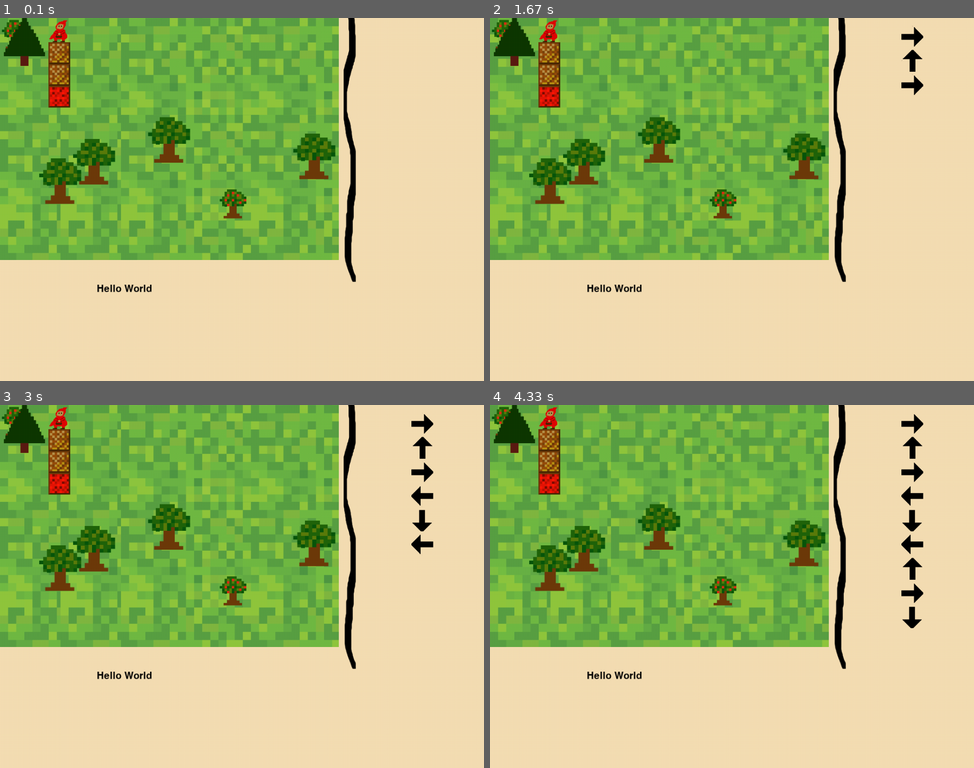
Above: before the commit, frames 1-4 (two rows, left to right).
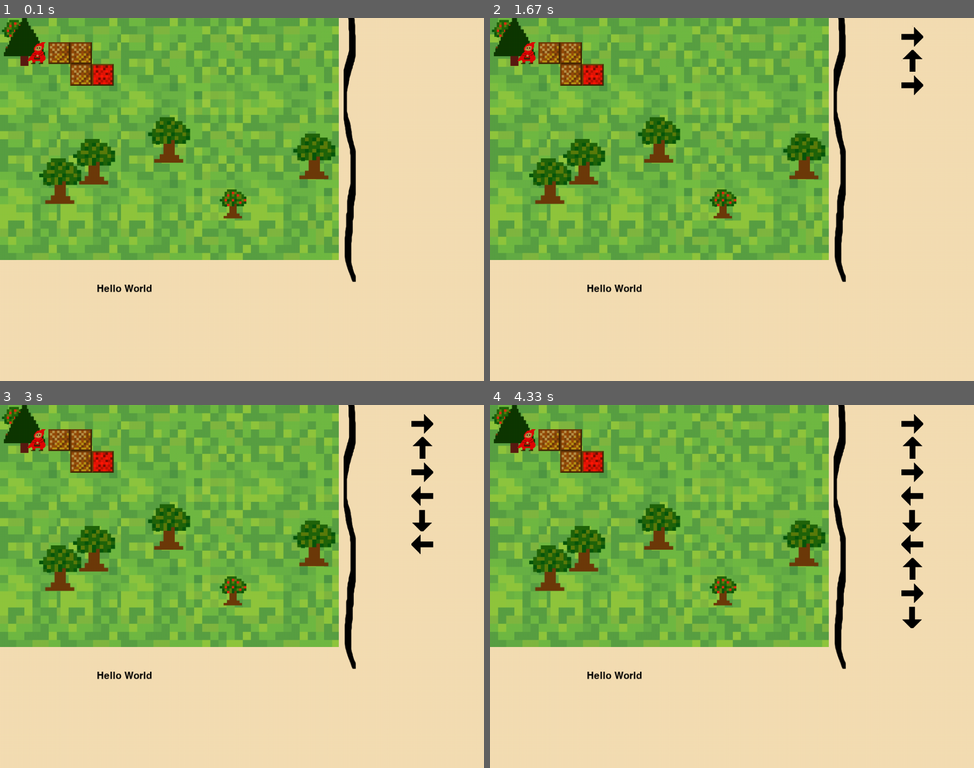
Above: after the commit, the same moments.

Repository: demonswaltz/fairy-tale-game
Game: pygame game, started from fairy-tale.py
The game is run twice, just before and just after one commit, with the same random seed, the same clock (stepped at 60 frames per second) and the same inputs. The source is Python 2; it was converted automatically to run under Python 3.
Inputs:
- Up to frame 1 (0.1 s): no input
- Up to frame 2 (1.67 s): hold Right 0.33-0.8 s; hold Up 0.83-1.13 s; hold Right 1.17-1.63 s
- Up to frame 3 (3 s): hold Left 1.67-2.2 s; hold Down 2.23-2.53 s; hold Left 2.57-2.97 s
- Up to frame 4 (4.33 s): hold Up 3-3.37 s; hold Right 3.4-4.03 s; hold Down from 4.07 s (still down)

The runs differ from the first frame. In frame 1, 1.6% of the frame differs, in the area x 5-24%, y 0-25%; in frame 2, 1.6%; in frame 3, 1.6%; in frame 4, 1.6%.

Commit message:
fix repeating first move

Diff:
--- a/fairy-tale.py
+++ b/fairy-tale.py
@@ -267,19 +267,22 @@
 	print moves
 	spaceBar = False
 	count = 0
-	playerpos = [100,5]
+	playerpos = [55,50]
 	for x in range(width/grass.get_width()+1):
 		for y in range(height/grass.get_height()+1):
 			puzzleArea.blit(grass,(x*125,y*200))
 	path1 = Path()
 	path2 = Path()
+	path3 = Path()
 	path1.set_image(path)
 	path2.set_image(path)
+	path3.set_image(path)
 	redStone.set_image(redpathimg)
 	path1.set_pos (100, 50)
-	path2.set_pos (100, 95)
-	redStone.set_pos(100, 140)
-	pathTiles.add(path1, path2)
+	path2.set_pos (145, 50)
+	path3.set_pos (145,95)
+	redStone.set_pos(190, 95)
+	pathTiles.add(path1, path2, path3)
 	stonePile= [path1, path2]
 	tree1 = Tree()
 	tree2 = Tree()
@@ -351,6 +354,7 @@
 			gameSetup()
 			count = 0
 	else:
+		collide = False
 		level += 1
 
 
